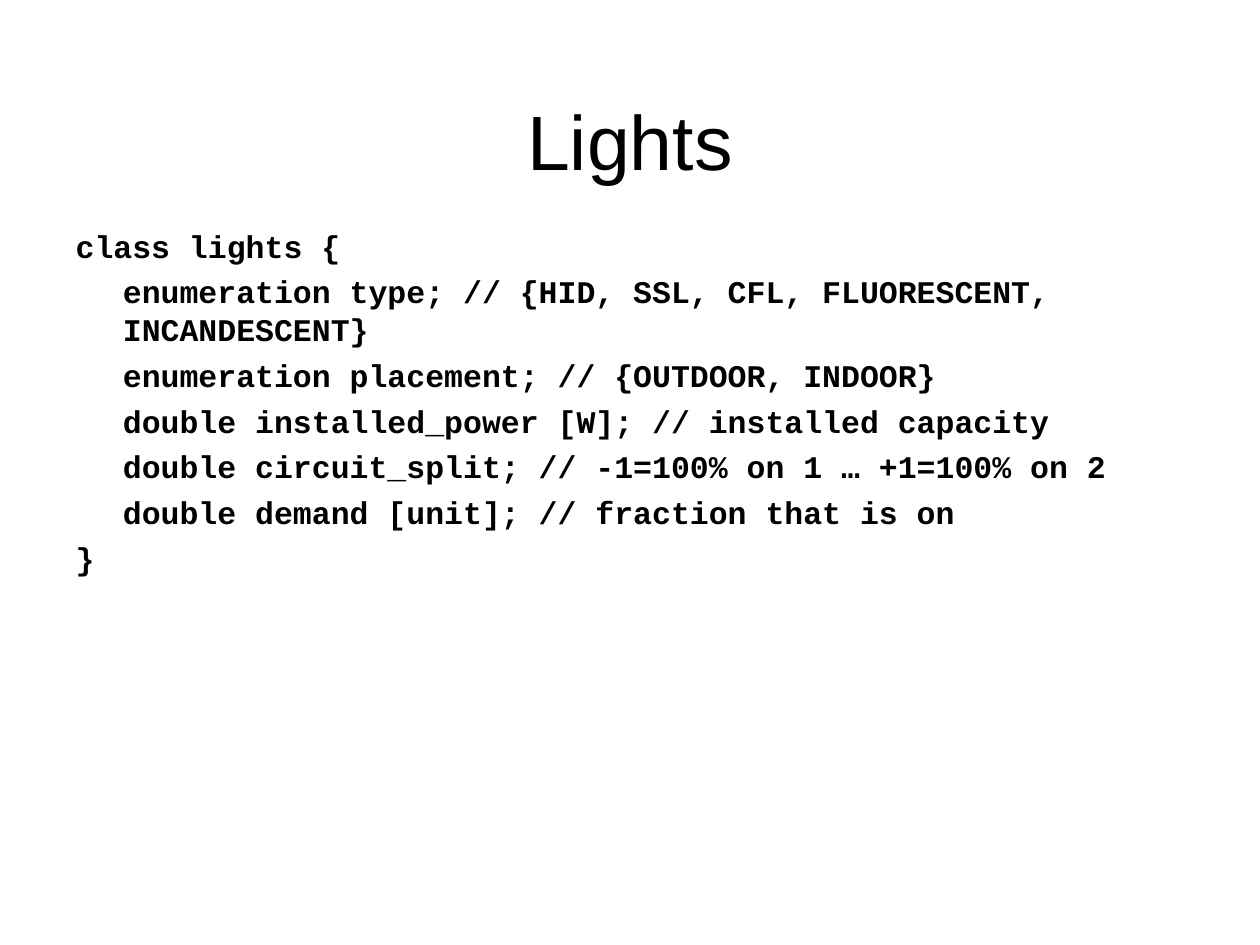
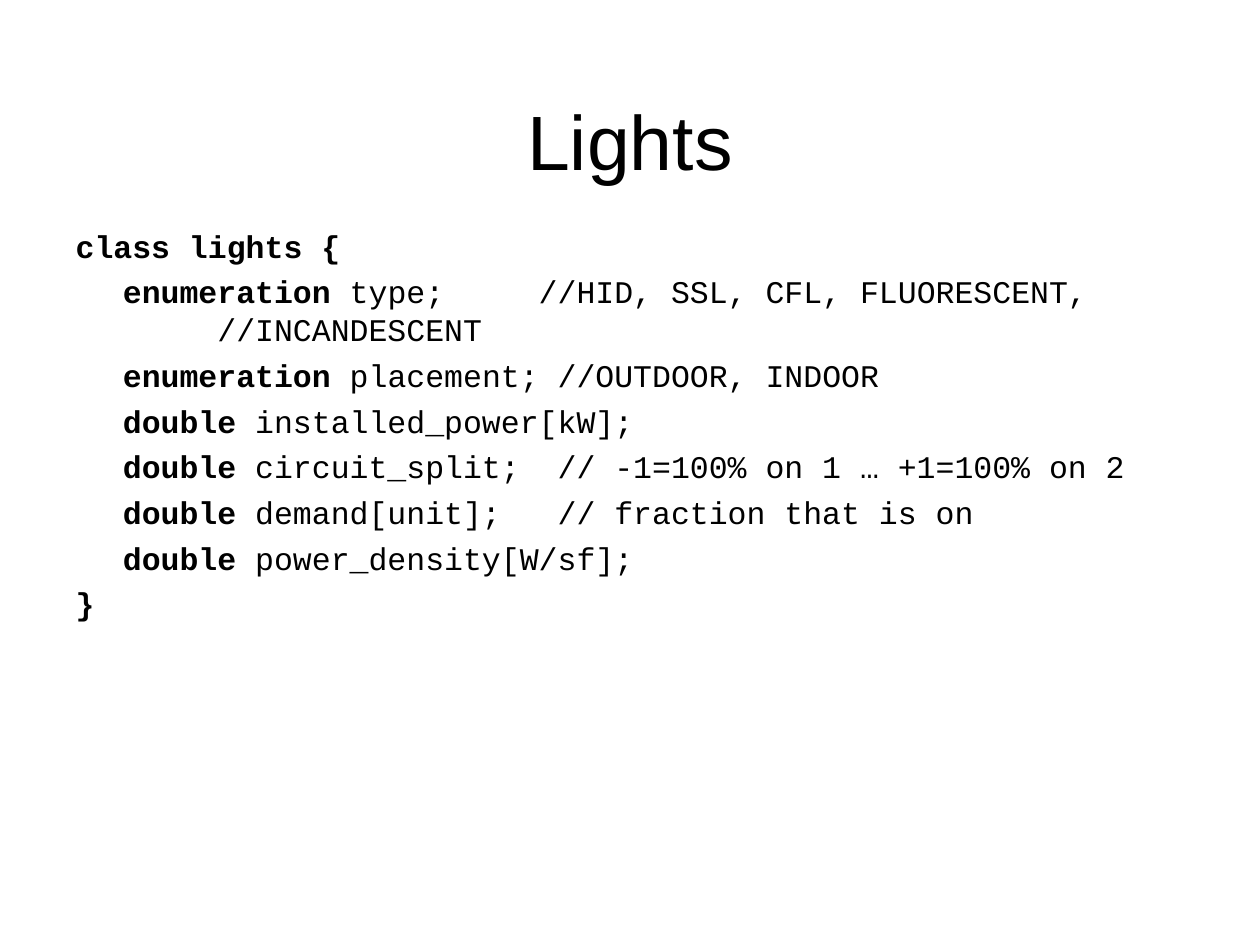
Before and after one commit to gridlab-d/course, a slide deck: slide 15 of Short_6_21_2010/4.4 - Residential.ppt (slide 13 before the commit). Drawn at 1260x945 pixels with LibreOffice and Linux fonts; fonts in the diff are those of the drawing; background and template pictures are left out. Boxes give left, top, right and bottom in pixels: in the first picture for what was removed or moved away, otherwise in the second. Text is boxed around its words. In the diff, an @@ line names an element or a change of style, - is before the commit and + after.

```diff
--- a/Short_6_21_2010/4.4 - Residential.ppt
+++ b/Short_6_21_2010/4.4 - Residential.ppt
@@ text at [123, 281, 1087, 440]: text changed; bold off @@
-enumeration type; // {HID, SSL, CFL, FLUORESCENT, INCANDESCENT}
-enumeration placement; // {OUTDOOR, INDOOR}
-double installed_power [W]; // installed capacity
+enumeration type; //HID, SSL, CFL, FLUORESCENT, //INCANDESCENT
+enumeration placement; //OUTDOOR, INDOOR
+double installed_power[kW];
@@ text at [123, 456, 1125, 485]: bold off in "circuit_split; // -1=100% on 1 … +1=100% ..." @@
@@ text at [123, 501, 974, 577]: text changed; bold off @@
-double demand [unit]; // fraction that is on
+double demand[unit]; // fraction that is on
+double power_density[W/sf];
```
Also in this commit, not shown: 19 other slides changed, 7 slides added, 1 slide removed, 1 other file.
